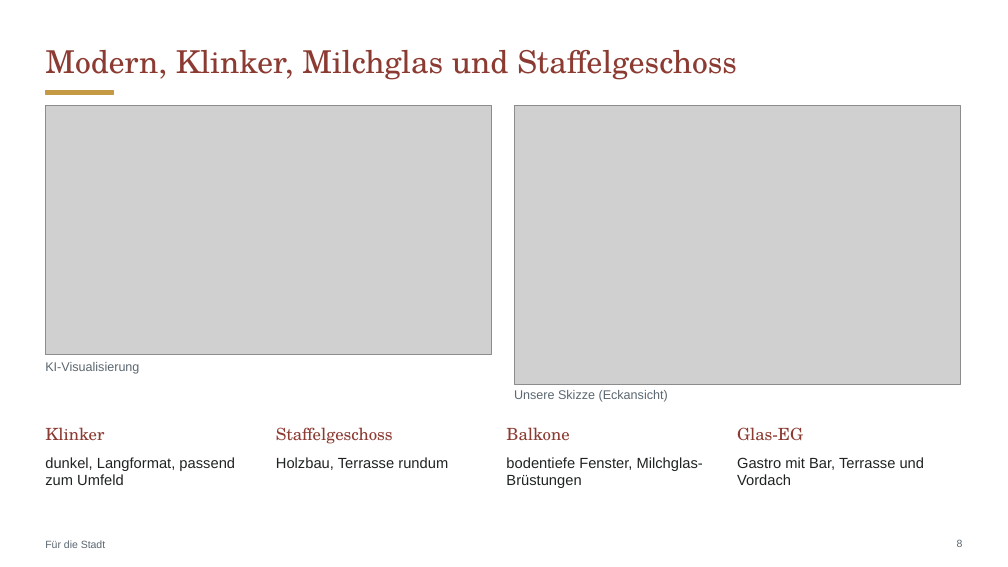
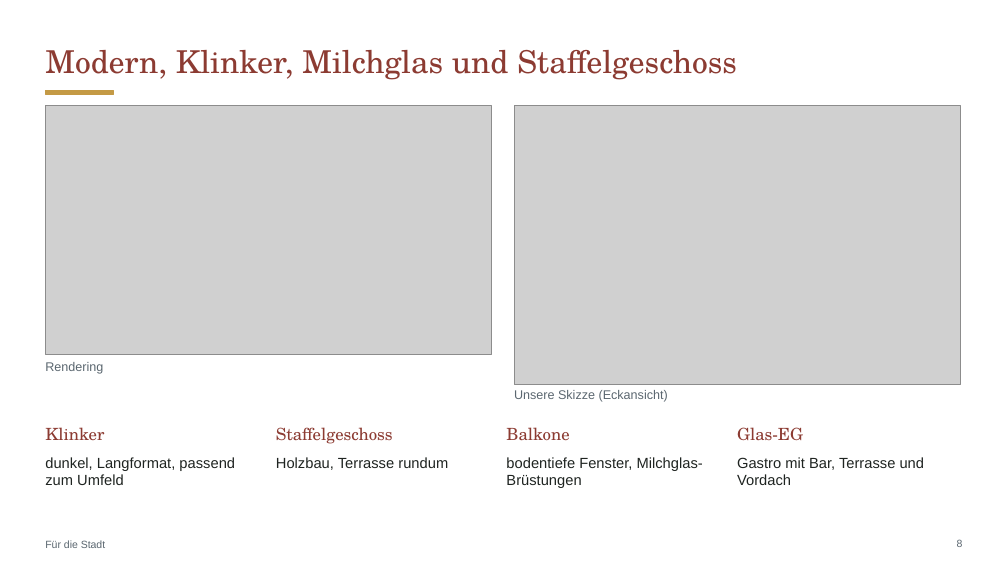
Before and after one commit to CartoonUsername/bau-projekt, a slide deck: slide 8 of praesentation/Neue-Mitte-Werlte_Baufeld3_12-Wohnungen_Restaurant-Bar.pptx. Drawn at 1008x567 pixels with LibreOffice and Linux fonts; fonts in the diff are those of the drawing; grey boxes stand for pictures. Boxes give left, top, right and bottom in pixels: in the first picture for what was removed or moved away, otherwise in the second. Text is boxed around its words. In the diff, an @@ line names an element or a change of style, - is before the commit and + after.

```diff
--- a/praesentation/Neue-Mitte-Werlte_Baufeld3_12-Wohnungen_Restaurant-Bar.pptx
+++ b/praesentation/Neue-Mitte-Werlte_Baufeld3_12-Wohnungen_Restaurant-Bar.pptx
@@ text at bbox=[45, 362, 103, 374]: text changed @@
-KI-Visualisierung
+Rendering
```
Also in this commit, not shown: 1 other slide changed, 9 other files.
